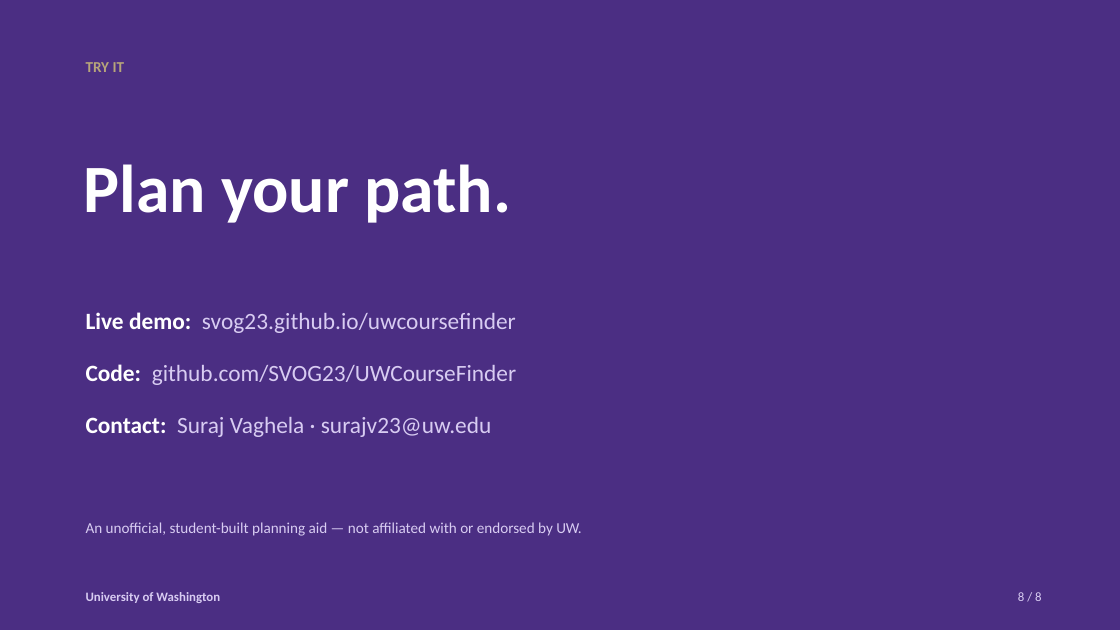
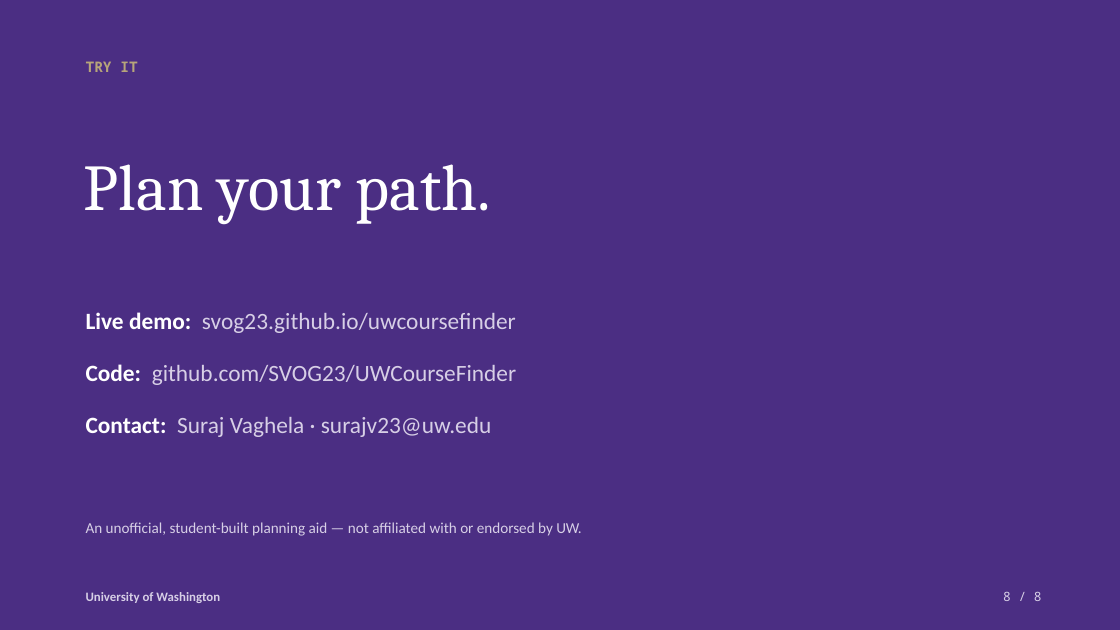
Before and after one commit to SVOG23/UWCourseFinder, a slide deck: slide 8 of slides/UW-Course-Finder.pptx. Drawn at 1120x630 pixels with LibreOffice and Linux fonts; fonts in the diff are those of the drawing. Boxes give left, top, right and bottom in pixels: in the first picture for what was removed or moved away, otherwise in the second. Text is boxed around its words. In the diff, an @@ line names an element or a change of style, - is before the commit and + after.

```diff
--- a/slides/UW-Course-Finder.pptx
+++ b/slides/UW-Course-Finder.pptx
@@ text "TRY IT" at [86,61,137,72]: size 13 to 12.5 pt, font Calibri to Noto Sans Mono @@
@@ text "Plan your path." at [84,164,491,224]: size 58 to 56 pt, font Calibri to Cambria, bold off @@
@@ text "8 / 8" at [1003,592,1042,601]: font Calibri to Noto Sans Mono, text colour #D8CCF2 to #D7CFE6 @@
```
Also in this commit, not shown: 7 other slides changed, 3 other files.
